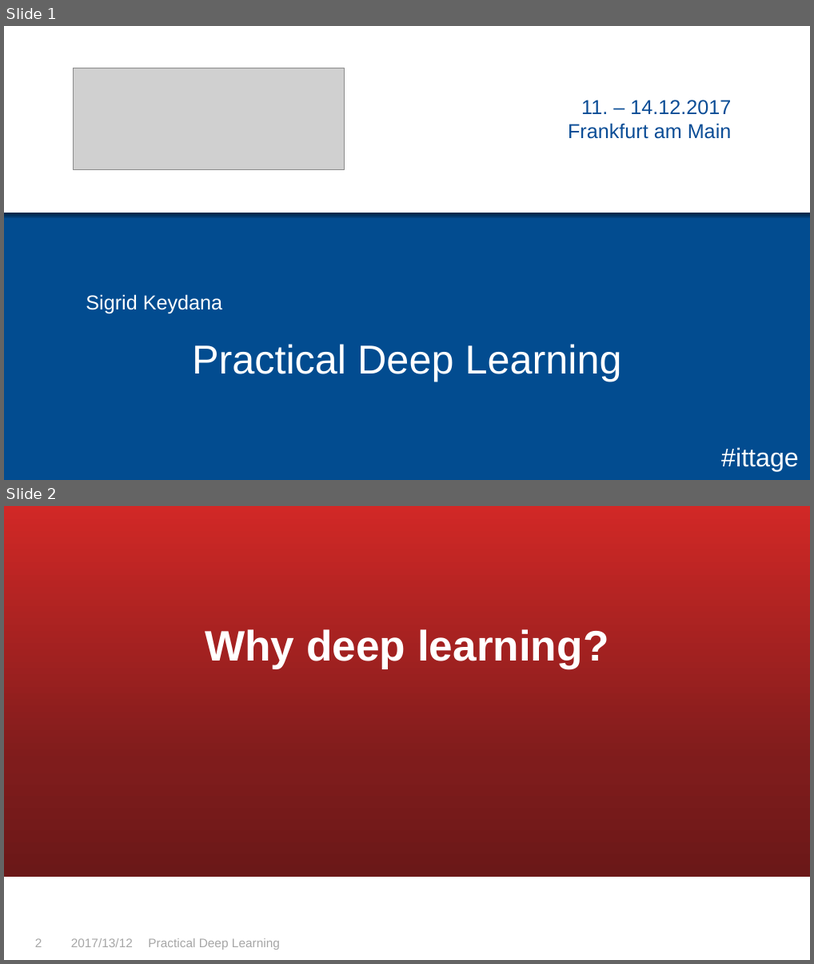
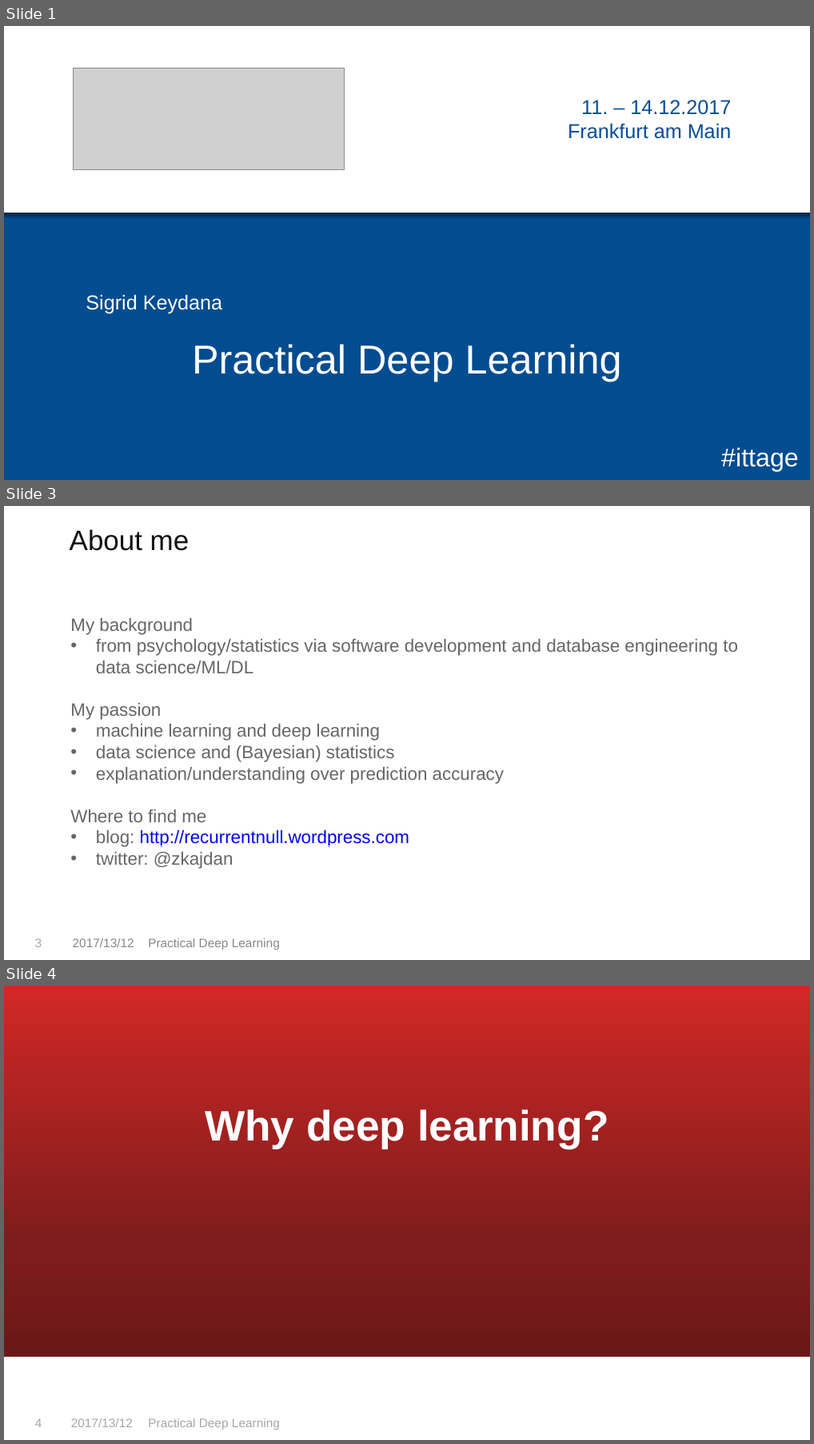
Before and after one commit to skeydan/deeplearning_keras_tf_pytorch, a slide deck: Practical_deep_learning.pptx. Shown one above the other, each under a label of ours: slides 1 and 2 before the commit, slides 1, 3 and 4 after it; the slides between them are not shown. The pictures are 814x964 and 814x1444 pixels, drawn with LibreOffice and Linux fonts; fonts in the diff are those of the drawing; grey boxes stand for pictures; background and template pictures are left out. Boxes give left, top, right and bottom in pixels: in the first picture for what was removed or moved away, otherwise in the second. Text is boxed around its words. In the diff, an @@ line names an element or a change of style, - is before the commit and + after.

```diff
--- a/Practical_deep_learning.pptx
+++ b/Practical_deep_learning.pptx
@@ slide 3 added at (4, 506, 810, 960), background #FFFFFF @@
@@ text added at (70, 529, 190, 551), 25 pt, text #141313 @@
+About me
@@ text added at (70, 618, 738, 868), 16 pt, text #666666 @@
+My background
+• from psychology/statistics via software development and database engineering to data science/ML/DL
+My passion
+• machine learning and deep learning
+• data science and (Bayesian) statistics
+• explanation/understanding over prediction accuracy
+Where to find me
+• blog: http://recurrentnull.wordpress.com
+• twitter: @zkajdan
@@ page number added at (35, 938, 42, 947), 11 pt, text #A6A6A6 @@
+3
@@ text added at (73, 938, 134, 947), 11 pt, text #87888A @@
+2017/13/12
@@ text added at (148, 938, 280, 949), 11 pt, text #87888A @@
+Practical Deep Learning
@@ what was slide 2 is now slide 4 @@
@@ page number at (35, 1418, 42, 1427): text changed @@
-2
+4
```
Also in this commit, not shown: 1 other slide added, 3 other files.
